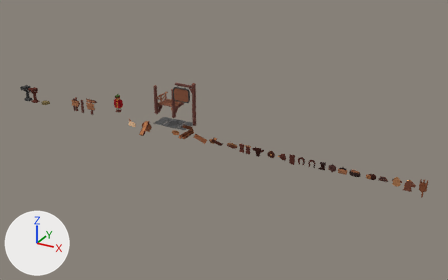
The Blender file blender/environment/sing_on_pole and icons.blend, before and after one commit.
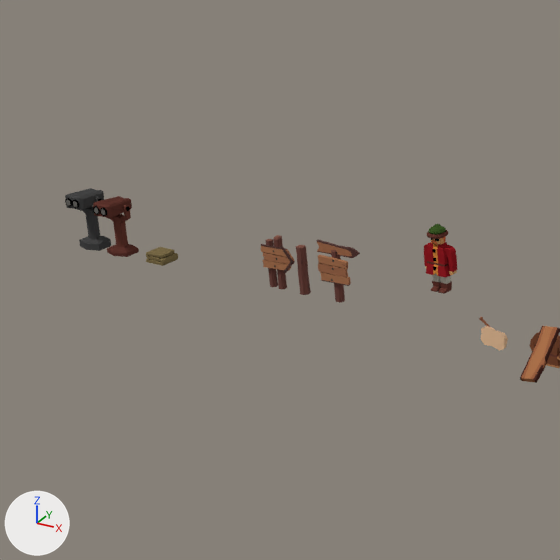
The first picture shows the older version from a camera (50 mm lens) standing at (20.6, -23.2, 11.8) and looking at (7.2, 1.2, -0.4). The close-ups show both versions on the part from 1% to 33% of the width and 13% to 65% of the height of that picture; other places that the commit changed are outside them. Arrows for +X, +Y and +Z are at lower left; the lights stay in place.

Objects in the first close-up: 'Human_Man_02_Mesh', 'binoculars_stand', 'binoculars_stand.001', 'plank', 'pointer', 'signboard.001', 'signboard_point'.
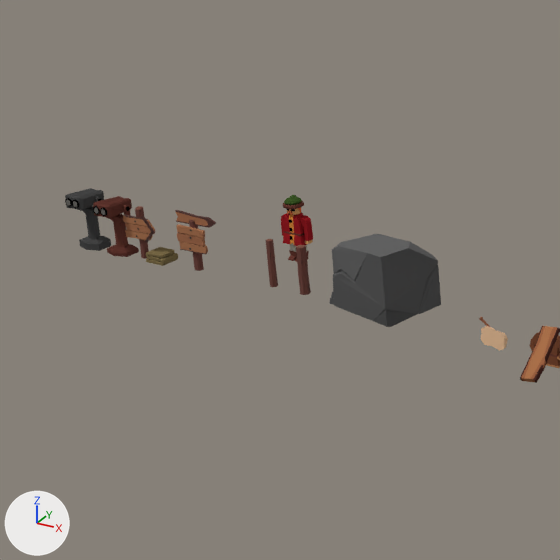
What differs and where, as boxes [x1, y1, x2, y2] in the close-ups (560 x 560 px):
'Cube', added
    after: [332, 234, 441, 327]
'Human_Man_02_Mesh', moved
    before: [424, 224, 457, 294]
    after: [281, 195, 313, 262]
'signboard_point', moved
    before: [261, 235, 295, 289]
    after: [123, 206, 155, 259]
'signboard.001', moved
    before: [318, 255, 351, 286]
    after: [176, 224, 208, 254]
'pointer', moved
    before: [317, 240, 360, 303]
    after: [175, 210, 216, 271]

Edits to the bpy script that builds the scene:
```text
Add img_resourses_texture_all_png_018:
    img_resourses_texture_all_png_018 = load_image('resourses_Texture_All.png.018', '../texture/resourses_Texture_All.png', 160, 1, 'Non-Color')
Add img_resourses_texture_all_png_017:
    img_resourses_texture_all_png_017 = load_image('resourses_Texture_All.png.017', '../texture/resourses_Texture_All.png', 160, 1, 'sRGB')
Add mat_material_001:
    mat_material_001 = bpy.data.materials.new('Material.001')
    # uses the picture img_resourses_texture_all_png_017
    # uses the picture img_resourses_texture_all_png_018
Add me_cube_018:
    me_cube_018.from_pydata(...)  # 65 vertices, 42 faces; spans x -0.455..0.644, y -0.57..0.546, z -0.52..0.48
    me_cube_018.materials.append(mat_material_001)
Change ob_pointer:
    ob_pointer.location: (0.0, 0.0, 0.0) -> (-2.54, 0.0, 0.0)
Change ob_signboard_001:
    ob_signboard_001.location: (0.0, -0.07, 0.47) -> (-2.54, -0.07, 0.47)
Change ob_signboard_point:
    ob_signboard_point.location: (-1.02, 0.0, 0.0) -> (-3.56, 0.0, 0.0)
Change ob_human_man_02_mesh:
    ob_human_man_02_mesh.location: (0.96, 1.01, 0.0) -> (-1.58, 1.01, 0.0)
Add ob_cube:
    ob_cube = bpy.data.objects.new('Cube', me_cube_018)
    ob_cube.location = (0.73, 0.0, 0.52)
```
